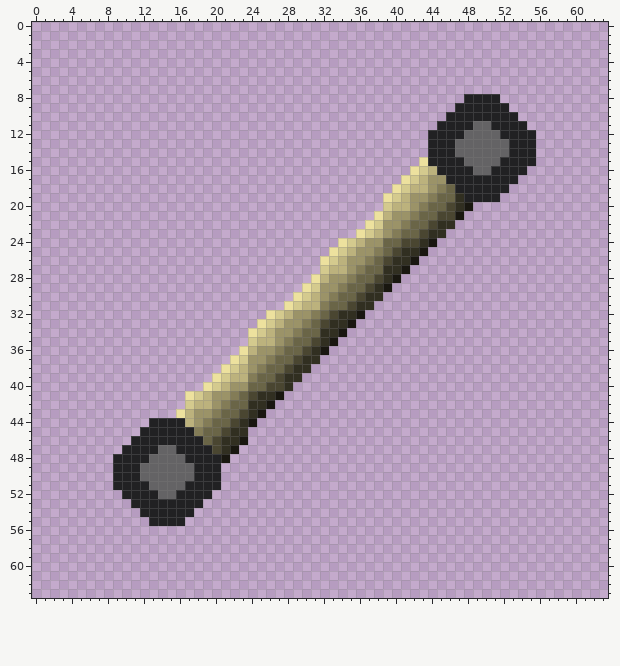
Pixel-art sprite: blocker/bouncy_asset.png. Above, as it was before the edit.
The file is 256x256 pixels, drawn in blocks of 4x4; one block is one cell here.
The same view after the edit:
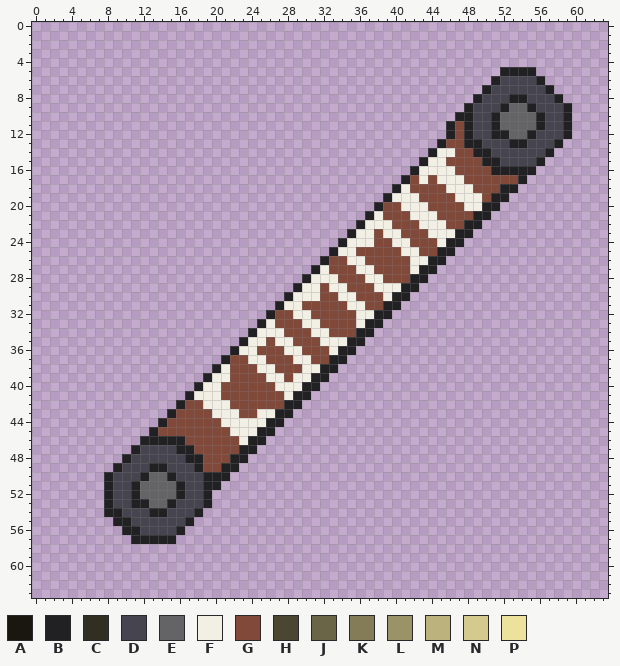
Palette (. is transparent): A #191710  B #212123  C #312f21  D #45444f  E #646365  F #f2f0e5  G #80493a  H #4a4631  J #6a6547  K #837c57  L #9b9368  M #bcb27d  N #d4ca8e  P #ede19e
The edit:
Changed rows in their new state; - is an unchanged pixel.
first column x 8:
 5 --------------------------------------------BBBB----
 6 -------------------------------------------BDDDDB---
 7 ------------------------------------------BDDDDDDB--
 8 ----------------------------------------.-DDDBBDDDB-
 9 ---------------------------------------.-DDD-EEBDDDB
10 --------------------------------------.--DD-EEEEBDDB
11 -------------------------------------.-G-DD-EEEEBDDB
12 ------------------------------------..-GBDDB-EE-DDDB
13 ------------------------------------.-GGBBDDD--DDDB-
14 -------------------------------------FFGGBBDDDDDDB--
15 -----------------------------------BFFGGGGBBDDDDB---
16 ----------------------------------BFFFFGGGG----B----
17 ---------------------------------BGFGFFFGGGGGGB-----
18 --------------------------------BFGGGGFFFGGG-B------
19 -------------------------------BFFFGGGGFFFG-B-------
20 ------------------------------BGGFFFGGGGFFBB--------
21 -----------------------------BFGGGFFFGGGGBB---------
22 ----------------------------BFFFGGGFFFGGBB----------
23 ---------------------------BFFGFFGGGFFFBB-----------
24 --------------------------BFFFGGFFGGGFBB------------
25 -------------------------BFFGGGGGFFGGBB-------------
26 ------------------------BGGFFGGGGGFFBB--------------
27 -----------------------BFGGGFFGGGGFBB---------------
28 ----------------------BFFFGGGFFGGGBB----------------
29 ---------------------BFFGFFGGGFFFBB-----------------
30 --------------------BFFFGGFFGGGFBB------------------
31 -------------------BFFGGGGGFFGGBB-------------------
32 ------------------BGGFFGGGGGFFBB--------------------
33 -----------------BFGGGFFGGGGFBB---------------------
34 ----------------BFFFGGGFFGGGBB----------------------
35 ---------------BFFGFFGGGFFFBB-----------------------
36 --------------BFFGGGFFGGGFBB------------------------
37 -------------BGGFFGGGFFGGBB-------------------------
38 ------------BFGGGFFGGGFFBB--------------------------
39 -----------BFFGGGGFFGFFBB---------------------------
40 ----------BFFGGGGGGFFFBB----------------------------
41 ---------BFFFGGGGGGGFBB-----------------------------
42 --------BGGFFFGGGGGGBB------------------------------
43 -------BGGGGFFFGGFFBB-------------------------------
44 -----.-GGGGGGFFFFFBB--------------------------------
45 ----.-GGGGGGGGFFFBB---------------------------------
46 ---.-----GGGGGGFBB----------------------------------
47 --.-DDDD--GGGGGBB-----------------------------------
48 -.-DDDDDD--GGGBB------------------------------------
49 --DDDBBDDD-GGBB-------------------------------------
50 BDDDB--BDDD--B--------------------------------------
51 BDD-E---BDD-----------------------------------------
52 BDD-EE---DD-----------------------------------------
53 BDD--EE-DDDB----------------------------------------
54 BBDDD--DDDB-----------------------------------------
55 -BBDDDDDDB------------------------------------------
56 --BBDDDDB-------------------------------------------
57 ---BBBBB--------------------------------------------
Changed places in both pictures, as pixel boxes (x1, y1, x2, y2):
changed: (104, 67, 572, 544)
